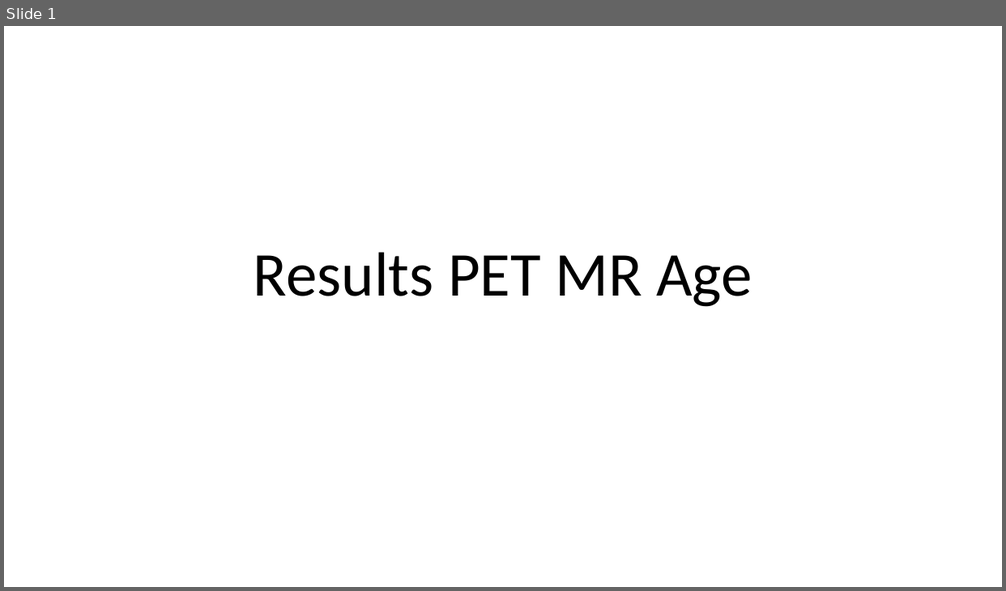
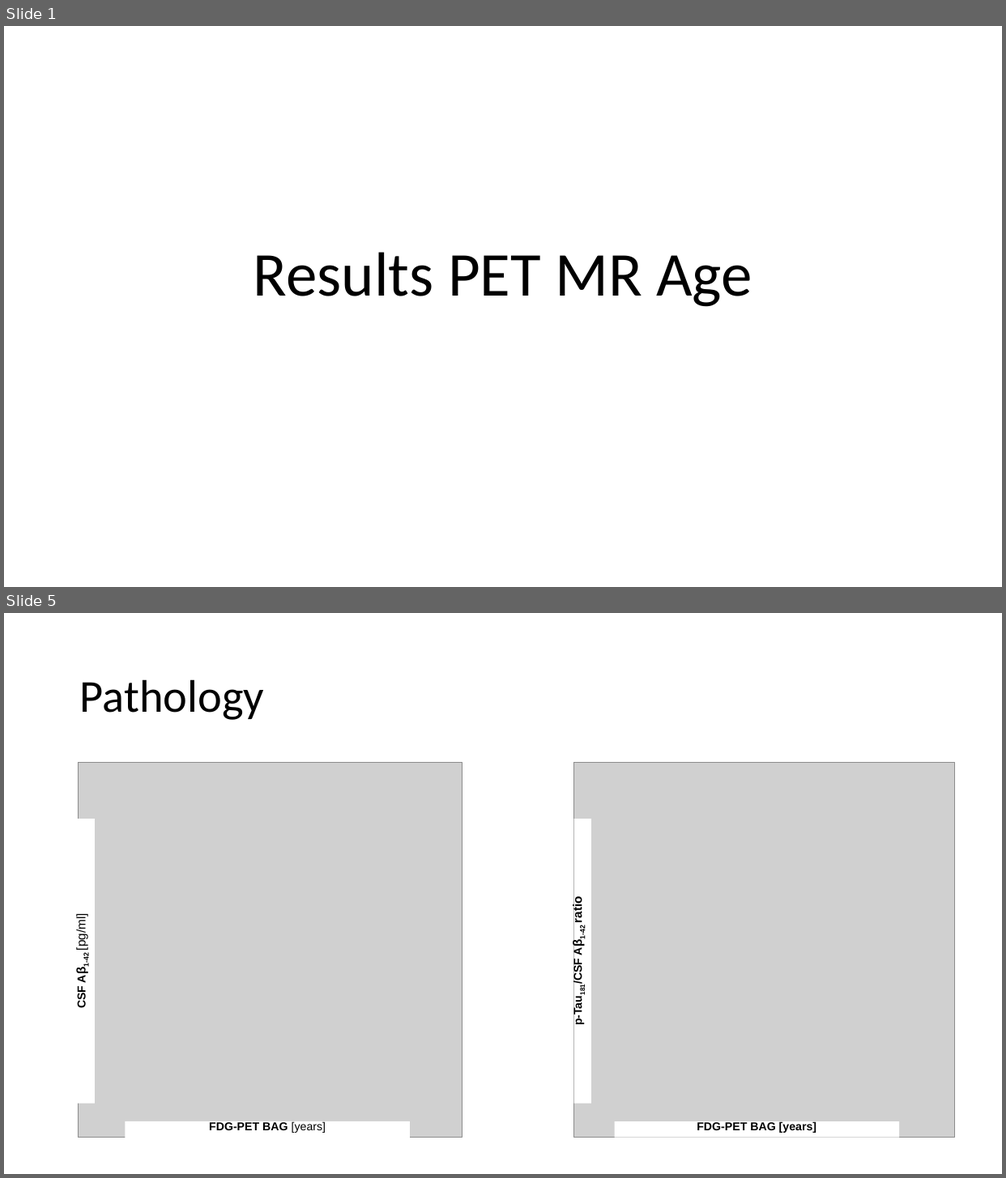
Before and after one commit to elenadoe/Brain_Age_PET_MRI, a slide deck: results/Results PET MR Age.pptx. Shown one above the other, each under a label of ours: slide 1 before the commit, slides 1 and 5 after it; the slides between them are not shown. The pictures are 1006x591 and 1006x1178 pixels, drawn with LibreOffice and Linux fonts; fonts in the diff are those of the drawing; grey boxes stand for pictures. Boxes give left, top, right and bottom in pixels: in the first picture for what was removed or moved away, otherwise in the second. Text is boxed around its words. In the diff, an @@ line names an element or a change of style, - is before the commit and + after.

```diff
--- a/results/Results PET MR Age.pptx
+++ b/results/Results PET MR Age.pptx
@@ slide 5 added at (4,613,1002,1174), background #FFFFFF @@
@@ title added at (80,679,265,720), 44 pt, text #000000 @@
+Pathology
@@ picture added at (78,763,462,1138) @@
@@ picture added at (574,763,956,1138) @@
@@ rectangle added at (78,820,95,1104), fill #FFFFFF, 12 pt, text #000000, bold @@
+CSF Aβ1-42 [pg/ml]
@@ rectangle added at (574,820,591,1104), fill #FFFFFF, 11 pt, text #000000, bold @@
+p-Tau181/CSF Aβ1-42 ratio
@@ rectangle added at (126,1122,410,1138), fill #FFFFFF, 11 pt, text #000000, bold @@
+FDG-PET BAG [years]
@@ rectangle added at (615,1122,899,1138), fill #FFFFFF, 11 pt, text #000000, bold @@
+FDG-PET BAG [years]
```
Also in this commit, not shown: 3 slides changed, 8 other slides added, 23 slides removed.
